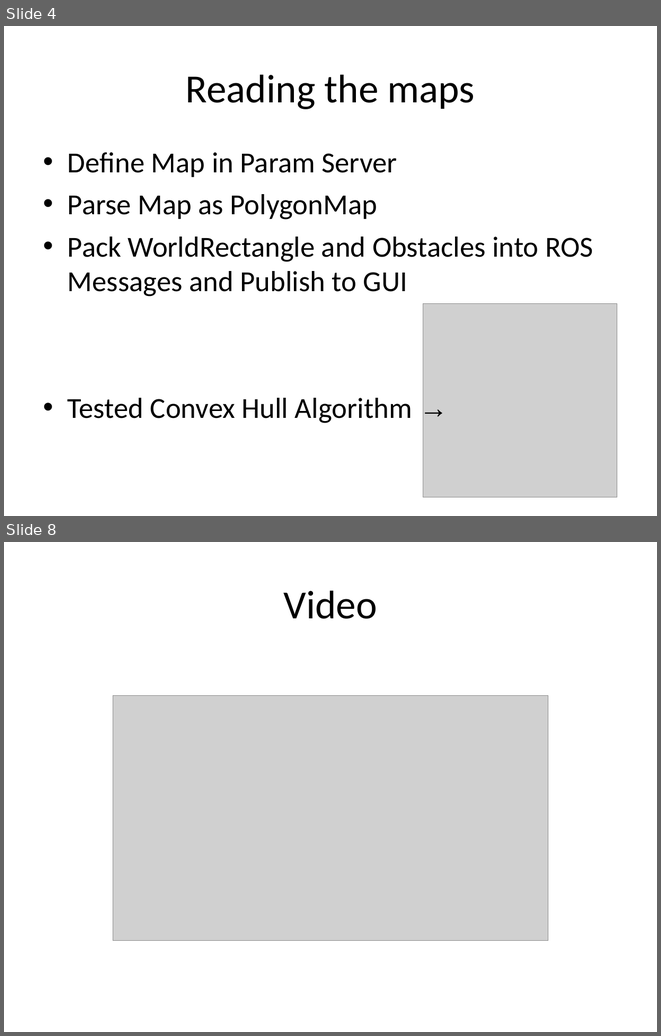
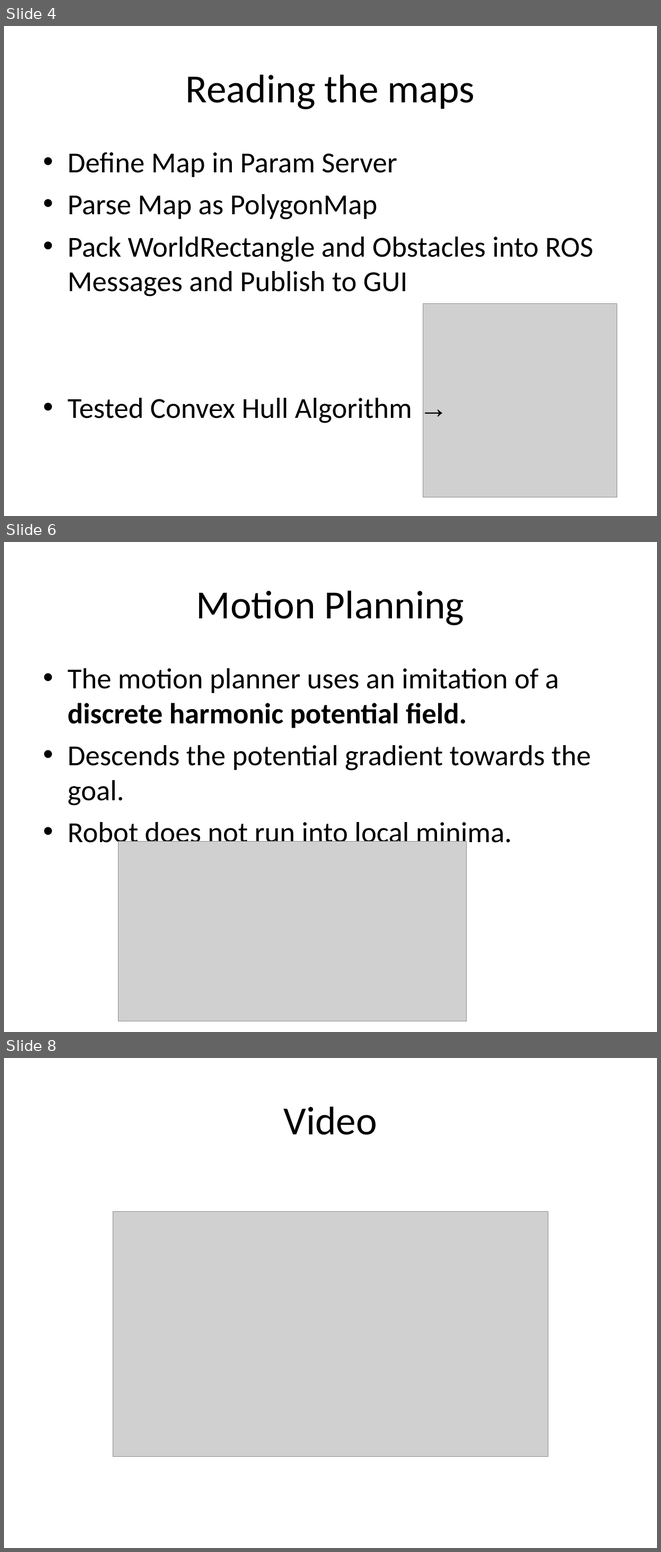
Before and after one commit to nforrester/6.141_labs, a slide deck: Other/Lab6/Lab 6.ppt. Shown one above the other, each under a label of ours: slides 4 and 8 before the commit, slides 4, 6 and 8 after it; the slides between them are not shown. The pictures are 661x1036 and 661x1552 pixels, drawn with LibreOffice and Linux fonts; fonts in the diff are those of the drawing; grey boxes stand for pictures. Boxes give left, top, right and bottom in pixels: in the first picture for what was removed or moved away, otherwise in the second. Text is boxed around its words. In the diff, an @@ line names an element or a change of style, - is before the commit and + after.

```diff
--- a/Other/Lab6/Lab 6.ppt
+++ b/Other/Lab6/Lab 6.ppt
@@ slide 6 added at (4,542,657,1032), background #FFFFFF @@
@@ title added at (196,590,464,625), 44 pt, text #000000 @@
+Motion Planning
@@ text added at (68,668,591,849), 32 pt, text #000000 @@
+• The motion planner uses an imitation of a discrete harmonic potential field.
+• Descends the potential gradient towards the goal.
+• Robot does not run into local minima.
@@ picture added at (118,841,466,1021) @@
```
Also in this commit, not shown: 2 slides changed, 1 slide removed, 1 other file.
